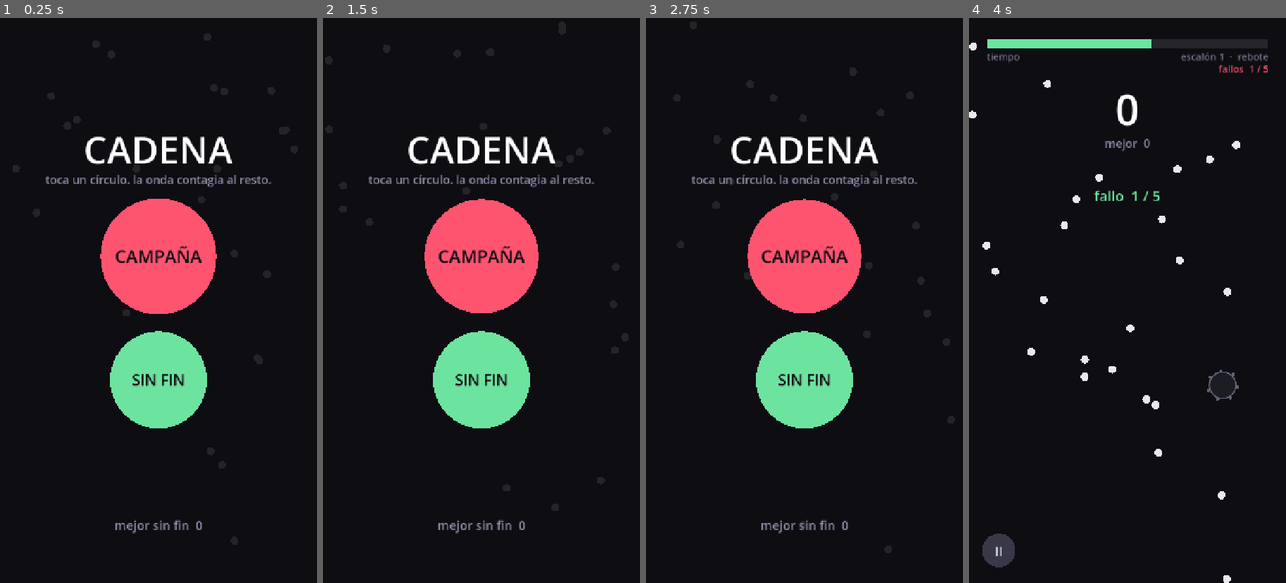
Above: before the commit, frames 1-4 (left to right).
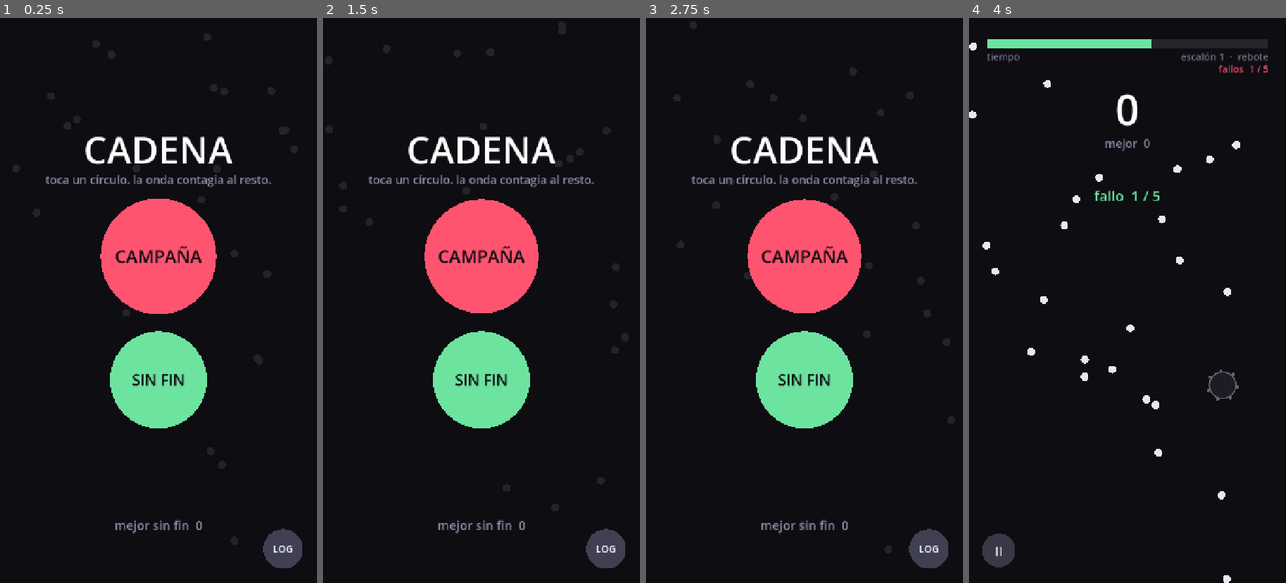
Above: after the commit, the same moments.

Repository: DanyDanny7/yesca
Game: Godot game, scene res://main.tscn
Two runs of this game, one before a commit and one after it. Both use one fixed random seed, a clock stepped at 60 frames per second and the inputs below.
Inputs (mouse positions are in pixels of both pictures, inside the frame that each line leads up to):
- Up to frame 1 (0.25 s): no input
- Up to frame 2 (1.5 s): move the mouse to (551, 272) at 0.52 s; click (551, 272) at 0.67 s; move the mouse to (418, 328) at 1.27 s; click (418, 328) at 1.42 s
- Up to frame 3 (2.75 s): move the mouse to (836, 176) at 2.02 s; click (836, 176) at 2.17 s
- Up to frame 4 (4 s): move the mouse to (1111, 413) at 2.77 s; click (1111, 413) at 2.92 s; move the mouse to (1222, 385) at 3.52 s; click (1222, 385) at 3.67 s

The runs differ from the first frame. In frame 1, 0.7% of the frame differs, in the area x 82-96%, y 90-98%; in frame 2, 0.7%; in frame 3, 0.7%; in frame 4, nothing differs.

Commit message:
Caja negra: el juego registra qué hacía antes de cerrarse
El cierre solo ocurre en el teléfono, donde no hay consola a la vista. La app se
registra a sí misma en user://sesion.log volcando en cada línea, que es lo único
que garantiza que lo escrito sobreviva a una muerte brusca. Al arrancar, el
registro anterior se lee desde el propio juego: botón LOG en el menú, que se
pone rojo si la sesión previa se fue sin dejar la marca de cierre limpio.

Cada segundo se anota una instantánea con puntos, escalón, movimiento, círculos,
detonaciones, cadenas, etiquetas, pool, sonidos y vibraciones desde la última
foto, FPS, nodos y memoria. Más eventos de partida y modelo, Android, GPU y
driver al arranque.

Se activa también el registro del propio motor para móvil y se muestra arriba
del todo si tiene errores: la caja negra solo ve lo que el juego decide anotar,
mientras que ahí caen los errores de script, que son los que tumban procesos.

Verificado matando el proceso con SIGKILL: el registro sobrevive con datos hasta
el último segundo, la siguiente sesión lo detecta y el botón sale en rojo.

Co-Authored-By: Claude Opus 5 (1M context) <noreply@anthropic.com>

Diff:
--- a/main.tscn
+++ b/main.tscn
@@ -232,6 +232,29 @@
 text = "mejor sin fin  0"
 horizontal_alignment = 1
 
+[node name="Log" type="Control" parent="UI/MenuScreen"]
+anchor_left = 1.0
+anchor_top = 1.0
+anchor_right = 1.0
+anchor_bottom = 1.0
+offset_left = -122.0
+offset_top = -122.0
+offset_right = -32.0
+offset_bottom = -32.0
+mouse_filter = 2
+script = ExtResource("2_circle")
+color = Color(0.25, 0.25, 0.32, 1)
+pulse = 0.0
+
+[node name="Text" type="Label" parent="UI/MenuScreen/Log"]
+anchor_right = 1.0
+anchor_bottom = 1.0
+mouse_filter = 2
+theme_override_font_sizes/font_size = 22
+text = "LOG"
+horizontal_alignment = 1
+vertical_alignment = 1
+
 [node name="SelectScreen" type="Control" parent="UI"]
 visible = false
 anchor_right = 1.0
@@ -720,3 +743,74 @@
 text = "MENÚ"
 horizontal_alignment = 1
 vertical_alignment = 1
+
+[node name="LogScreen" type="Control" parent="UI"]
+visible = false
+anchor_right = 1.0
+anchor_bottom = 1.0
+mouse_filter = 2
+
+[node name="Bg" type="ColorRect" parent="UI/LogScreen"]
+anchor_right = 1.0
+anchor_bottom = 1.0
+mouse_filter = 2
+color = Color(0.051, 0.051, 0.071, 0.97)
+
+[node name="Title" type="Label" parent="UI/LogScreen"]
+anchor_right = 1.0
+offset_left = 30.0
+offset_top = 40.0
+offset_right = -30.0
+offset_bottom = 90.0
+mouse_filter = 2
+theme_override_font_sizes/font_size = 30
+text = "SESIÓN ANTERIOR"
+horizontal_alignment = 1
+
+[node name="Estado" type="Label" parent="UI/LogScreen"]
+anchor_right = 1.0
+offset_left = 30.0
+offset_top = 94.0
+offset_right = -30.0
+offset_bottom = 130.0
+mouse_filter = 2
+theme_override_colors/font_color = Color(0.55, 0.55, 0.66, 1)
+theme_override_font_sizes/font_size = 22
+horizontal_alignment = 1
+autowrap_mode = 2
+
+[node name="Texto" type="Label" parent="UI/LogScreen"]
+anchor_right = 1.0
+anchor_bottom = 1.0
+offset_left = 22.0
+offset_top = 140.0
+offset_right = -22.0
+offset_bottom = -150.0
+mouse_filter = 2
+theme_override_colors/font_color = Color(0.72, 0.78, 0.72, 1)
+theme_override_font_sizes/font_size = 16
+vertical_alignment = 2
+autowrap_mode = 2
+
+[node name="Volver" type="Control" parent="UI/LogScreen"]
+anchor_left = 0.5
+anchor_top = 1.0
+anchor_right = 0.5
+anchor_bottom = 1.0
+offset_left = -60.0
+offset_top = -130.0
+offset_right = 60.0
+offset_bottom = -10.0
+mouse_filter = 2
+script = ExtResource("2_circle")
+color = Color(0.25, 0.25, 0.32, 1)
+pulse = 0.0
+
+[node name="Text" type="Label" parent="UI/LogScreen/Volver"]
+anchor_right = 1.0
+anchor_bottom = 1.0
+mouse_filter = 2
+theme_override_font_sizes/font_size = 26
+text = "VOLVER"
+horizontal_alignment = 1
+vertical_alignment = 1
--- a/project.godot
+++ b/project.godot
@@ -20,6 +20,15 @@
 window/stretch/aspect="expand"
 window/handheld/orientation=1
 
+[debug]
+
+; Godot escribe su propio registro a user://logs/godot.log. En escritorio ya lo
+; hace; activarlo explicitamente es lo que lo lleva tambien al telefono, donde
+; no hay consola a la vista. Ahi aparecen los errores de script y del motor,
+; que las migas de pan de Diagnostico no pueden ver.
+file_logging/enable_file_logging=true
+file_logging/enable_file_logging.pc=true
+
 [input_devices]
 
 ; Hace que el clic del ratón genere eventos táctiles, para que el mismo código
--- /dev/null
+++ b/scripts/diagnostico.gd
@@ -0,0 +1,119 @@
+class_name Diagnostico
+extends RefCounted
+
+## Caja negra del juego.
+##
+## Existe porque hay un cierre que solo ocurre en el teléfono, donde no hay
+## consola a la vista. Escribe migas de pan a un fichero **volcando en cada
+## línea**, de forma que si el proceso muere de golpe lo escrito sobrevive. Al
+## arrancar, el registro de la sesión anterior se guarda aparte y se puede leer
+## desde el propio juego.
+##
+## El volcado por línea es caro y por eso las instantáneas van espaciadas: lo que
+## importa no es el detalle continuo sino las últimas líneas antes del corte.
+
+const RUTA_ACTUAL := "user://sesion.log"
+const RUTA_PREVIA := "user://sesion_anterior.log"
+## Marca que se escribe al cerrar bien. Si falta en el registro anterior, esa
+## sesión se fue a la calle sin avisar.
+const MARCA_CIERRE := "CIERRE LIMPIO"
+
+## Contenido de la sesión anterior, para enseñarlo en pantalla.
+var informe_previo: String = ""
+## Si la sesión anterior terminó sin la marca de cierre.
+var hubo_cierre_brusco: bool = false
+
+var _f: FileAccess
+var _t0: int = 0
+
+
+func _init() -> void:
+	_t0 = Time.get_ticks_msec()
+
+	if FileAccess.file_exists(RUTA_ACTUAL):
+		var previo := FileAccess.open(RUTA_ACTUAL, FileAccess.READ)
+		if previo:
+			informe_previo = previo.get_as_text()
+			previo.close()
+			hubo_cierre_brusco = not informe_previo.contains(MARCA_CIERRE)
+			var copia := FileAccess.open(RUTA_PREVIA, FileAccess.WRITE)
+			if copia:
+				copia.store_string(informe_previo)
+				copia.close()
+
+	_f = FileAccess.open(RUTA_ACTUAL, FileAccess.WRITE)
+	evento("--- sesion nueva ---")
+	evento("modelo=%s  android=%s" % [OS.get_model_name(), OS.get_version()])
+	evento("gpu=%s  driver=%s" % [
+		RenderingServer.get_video_adapter_name(),
+		RenderingServer.get_video_adapter_api_version()])
+	evento("procesadores=%d  memoria_del_sistema=%d MB" % [
+		OS.get_processor_count(),
+		int(OS.get_memory_info().get("physical", 0)) / 1048576])
+
+
+func evento(texto: String) -> void:
+	if _f == null:
+		return
+	_f.store_line("%7.2f  %s" % [float(Time.get_ticks_msec() - _t0) / 1000.0, texto])
+	# Volcar en cada línea es lo único que garantiza que sobreviva a un cierre
+	# brusco. Sin esto el buffer se pierde justo cuando más falta hace.
+	_f.flush()
+
+
+## Foto del estado. Los nombres van cortos para que quepan en pantalla.
+func instantanea(datos: Dictionary) -> void:
+	var partes: Array[String] = []
+	for clave in datos:
+		partes.append("%s=%s" % [clave, datos[clave]])
+	evento(" ".join(partes))
+
+
+func cerrar_limpio() -> void:
+	evento(MARCA_CIERRE)
+	if _f:
+		_f.close()
+		_f = null
+
+
+## Errores que haya registrado el propio motor.
+##
+## Es la mitad que falta: `Diagnostico` solo ve lo que el juego decide anotar,
+## mientras que aquí caen los errores de script y del motor, que son los que
+## suelen tumbar el proceso. Se filtra porque el registro completo son cientos
+## de líneas de arranque que no dicen nada.
+func errores_del_motor(n: int) -> String:
+	var ruta := "user://logs/godot.log"
+	if not FileAccess.file_exists(ruta):
+		return ""
+	var f := FileAccess.open(ruta, FileAccess.READ)
+	if f == null:
+		return ""
+	var texto := f.get_as_text()
+	f.close()
+
+	var interesantes: Array[String] = []
+	for linea in texto.split("\n", false):
+		var l := linea.strip_edges()
+		var interesa := l.begins_with("ERROR") or l.begins_with("SCRIPT ERROR")
+		interesa = interesa or l.begins_with("WARNING") or l.begins_with("at:")
+		interesa = interesa or l.contains("Cannot") or l.contains("Invalid")
+		if interesa:
+			interesantes.append(l)
+	if interesantes.is_empty():
+		return ""
+	var desde := maxi(0, interesantes.size() - n)
+	return "\n".join(interesantes.slice(desde))
+
+
+## Las últimas líneas, que son las que importan: lo que pasó justo antes del
+## corte.
+func ultimas_lineas(n: int) -> String:
+	if informe_previo.is_empty():
+		return "no hay registro de una sesion anterior."
+	var lineas := informe_previo.split("\n", false)
+	var desde := maxi(0, lineas.size() - n)
+	var salida: Array[String] = []
+	for i in range(desde, lineas.size()):
+		salida.append(lineas[i])
+	return "\n".join(salida)
--- a/scripts/main.gd
+++ b/scripts/main.gd
@@ -147,11 +147,15 @@
 const HITO_CADENA := 5
 ## Separación mínima entre vibraciones, en segundos.
 const VIBRA_INTERVALO_MIN := 0.12
+## Cada cuánto se anota una foto del estado en la caja negra.
+const INSTANTANEA_CADA := 1.0
+## Cuántas líneas del registro anterior se enseñan.
+const LOG_LINEAS := 34
 
 ## PAUSA va al FINAL a propósito. Insertar un estado en medio desplaza los
 ## índices y rompe tools/simulacion.gd, que ya se quedó girando en vacío una vez
 ## justo por eso.
-enum State { MENU, SELECT, READY, PLAYING, DEAD, WIN, FINAL, PAUSA }
+enum State { MENU, SELECT, READY, PLAYING, DEAD, WIN, FINAL, PAUSA, LOG }
 enum Mode { CAMPANA, SIN_FIN }
 
 @onready var _dots_root: Node2D = $Dots
@@ -183,6 +187,12 @@
 @onready var _btn_campana: CircleButton = $UI/MenuScreen/Campana
 @onready var _btn_sinfin: CircleButton = $UI/MenuScreen/SinFin
 @onready var _menu_best: Label = $UI/MenuScreen/Best
+@onready var _btn_log: CircleButton = $UI/MenuScreen/Log
+
+@onready var _log_screen: Control = $UI/LogScreen
+@onready var _log_estado: Label = $UI/LogScreen/Estado
+@onready var _log_texto: Label = $UI/LogScreen/Texto
+@onready var _btn_log_volver: CircleButton = $UI/LogScreen/Volver
 
 @onready var _select_screen: Control = $UI/SelectScreen
 @onready var _sel_bioma: Label = $UI/SelectScreen/Title
@@ -256,6 +266,11 @@
 var _voz: int = 0
 var _musica_player: AudioStreamPlayer
 var _ultima_vibracion: float = 0.0
+var _diag: Diagnostico
+## Contadores desde la última instantánea, para ver si algo se dispara.
+var _n_sonidos: int = 0
+var _n_vibras: int = 0
+var _t_instantanea: float = 0.0
 ## Estado al que se vuelve al despausar.
 var _antes_de_pausar: State = State.PLAYING
 ## Selección del menú de pausa: 0..6 son los modos, AUTO_MOV es "el del nivel".
@@ -272,7 +287,9 @@
 		_audio.append(voz)
 	_musica_player = AudioStreamPlayer.new()
 	add_child(_musica_player)
+	_diag = Diagnostico.new()
 	_cargar()
+	_diag.evento("opciones sonido=%s musica=%s vibra=%s" % [sonido, musica, vibracion])
 	_sonar_musica()
 	_poblar_campo()
 	_ir_a(State.MENU)
@@ -285,6 +302,8 @@
 ## sí lo son, y este proyecto ha cazado varios errores justo porque el log
 ## estaba limpio.
 func _exit_tree() -> void:
+	if _diag:
+		_diag.cerrar_limpio()
 	if _musica_player:
 		_musica_player.stop()
 	for voz in _audio:
@@ -335,6 +354,7 @@
 			# desesperado todavía puede salvarte si atrapa algo.
 			_perder("SE ACABÓ EL TIEMPO")
 
+	_registrar(delta)
 	_aplicar_shake(delta)
 	_score_pop = maxf(0.0, _score_pop - delta * 4.0)
 
@@ -361,6 +381,8 @@
 			elif _btn_sinfin.contiene(p):
 				_mode = Mode.SIN_FIN
 				_empezar_partida()
+			elif _btn_log.contiene(p):
+				_ir_a(State.LOG)
 		State.SELECT:
 			if _btn_volver.contiene(p):
 				_ir_a(State.MENU)
@@ -382,6 +404,8 @@
 				_nivel += 1
 				_empezar_partida()
 		State.FINAL:
+			_ir_a(State.MENU)
+		State.LOG:
 			_ir_a(State.MENU)
 		State.PAUSA:
 			if _btn_seguir.contiene(p):
@@ -475,6 +499,8 @@
 		_stage_shown = s
 		return
 	_stage_shown = s
+	_diag.evento("escalon %d  desague=%.2f radio=%.0f repo=%.2f" % [
+		s, _drain_rate(), _chain_radius(), _respawn_interval()])
 	_flash("ESCALÓN %d%s" % [s, "   ·   RESPIRO" if _es_respiro(s) else ""])
 
 
@@ -870,6 +896,7 @@
 	voz.pitch_scale = pitch
 	voz.volume_db = volumen
 	voz.play()
+	_n_sonidos += 1
 
 
 ## El bucle se activa AQUÍ y no en el .import.
@@ -910,6 +937,7 @@
 	_preparar_bucle(pista)
 	_musica_player.volume_db = volumen_musica
 	if _musica_player.stream != pista or not _musica_player.playing:
+		_diag.evento("musica %s  %.1f s  hz=%d" % [bioma, pista.get_length(), pista.mix_rate])
 		_musica_player.stream = pista
 		_musica_player.play()
 
@@ -927,7 +955,38 @@
 	if ahora - _ultima_vibracion < VIBRA_INTERVALO_MIN:
 		return
 	_ultima_vibracion = ahora
+	_n_vibras += 1
 	Input.vibrate_handheld(ms)
+
+
+## Foto periódica del estado a la caja negra.
+##
+## Solo mientras se juega: en los menús no pasa nada que valga la pena anotar, y
+## cada línea implica un volcado a disco.
+func _registrar(delta: float) -> void:
+	if _state != State.PLAYING:
+		return
+	_t_instantanea += delta
+	if _t_instantanea < INSTANTANEA_CADA:
+		return
+	_t_instantanea = 0.0
+	_diag.instantanea({
+		"pts": _score,
+		"esc": _stage(),
+		"mov": NOMBRES_MOV[_movimiento_actual()],
+		"dots": _dots.size(),
+		"exp": _explosions.size(),
+		"cad": _cadenas.size(),
+		"lbl": _combo_labels.size(),
+		"pool": _combo_pool.size(),
+		"snd": _n_sonidos,
+		"vib": _n_vibras,
+		"fps": Engine.get_frames_per_second(),
+		"nodos": Performance.get_monitor(Performance.OBJECT_NODE_COUNT),
+		"memMB": "%.1f" % (Performance.get_monitor(Performance.MEMORY_STATIC) / 1048576.0),
+	})
+	_n_sonidos = 0
+	_n_vibras = 0
 
 
 func _flash(texto: String) -> void:
@@ -946,6 +1005,7 @@
 
 
 func _perder(motivo: String) -> void:
+	_diag.evento("DERROTA %s  pts=%d esc=%d cadena=%d" % [motivo, _score, _stage(), _best_cascade])
 	_sonar(SND_FIN)
 	_vibrar(160)
 	_shake = shake_max
@@ -960,6 +1020,7 @@
 
 
 func _ganar() -> void:
+	_diag.evento("VICTORIA nivel=%d pts=%d" % [_nivel + 1, _score])
 	_sonar(SND_CADENA, 1.25)
 	_vibrar(60)
 	_congelar()
@@ -990,6 +1051,9 @@
 	_hitstop = 0.0
 	_score_pop = 0.0
 	_stage_shown = _stage()
+	_diag.evento("PARTIDA modo=%s nivel=%d mov=%s" % [
+		"campana" if _mode == Mode.CAMPANA else "sinfin",
+		_nivel + 1, NOMBRES_MOV[_movimiento_actual()]])
 	_sonar_musica()
 	_ir_a(State.READY)
 
@@ -1069,6 +1133,17 @@
 	_over_screen.visible = s == State.DEAD
 	_win_screen.visible = s == State.WIN or s == State.FINAL
 	_pause_screen.visible = s == State.PAUSA
+	_log_screen.visible = s == State.LOG
+	if s == State.LOG:
+		_log_estado.text = "la sesión anterior se cerró SOLA" if _diag.hubo_cierre_brusco 			else "la sesión anterior cerró con normalidad"
+		var motor := _diag.errores_del_motor(10)
+		if motor.is_empty():
+			_log_texto.text = _diag.ultimas_lineas(LOG_LINEAS)
+		else:
+			# Si el motor registró errores, van ARRIBA: pesan más que cualquier
+			# instantánea del juego para saber qué tumbó el proceso.
+			_log_texto.text = "-- ERRORES DEL MOTOR --\n%s\n\n-- ESTADO --\n%s" % [
+				motor, _diag.ultimas_lineas(LOG_LINEAS - 12)]
 	var jugando := s == State.READY or s == State.PLAYING
 	for nodo in _hud:
 		nodo.visible = jugando
@@ -1117,6 +1192,9 @@
 
 func _update_ui() -> void:
 	_menu_best.text = "mejor sin fin  %d" % _best
+	# El botón se pone en rojo si la sesión anterior murió sin avisar: si no, el
+	# registro estaría ahí y nadie lo miraría nunca.
+	_btn_log.color = Color("ff5470") if _diag != null and _diag.hubo_cierre_brusco 		else Color(0.25, 0.25, 0.32)
 
 	if _state == State.PAUSA:
 		_mov_nombre.text = "según el nivel" if _mov_sel == AUTO_MOV else NOMBRES_MOV[_mov_sel]
Not shown, added: scripts/diagnostico.gd.uid
Not shown, added: contexto/11-caja-negra.md
Not shown, changed: contexto/README.md
